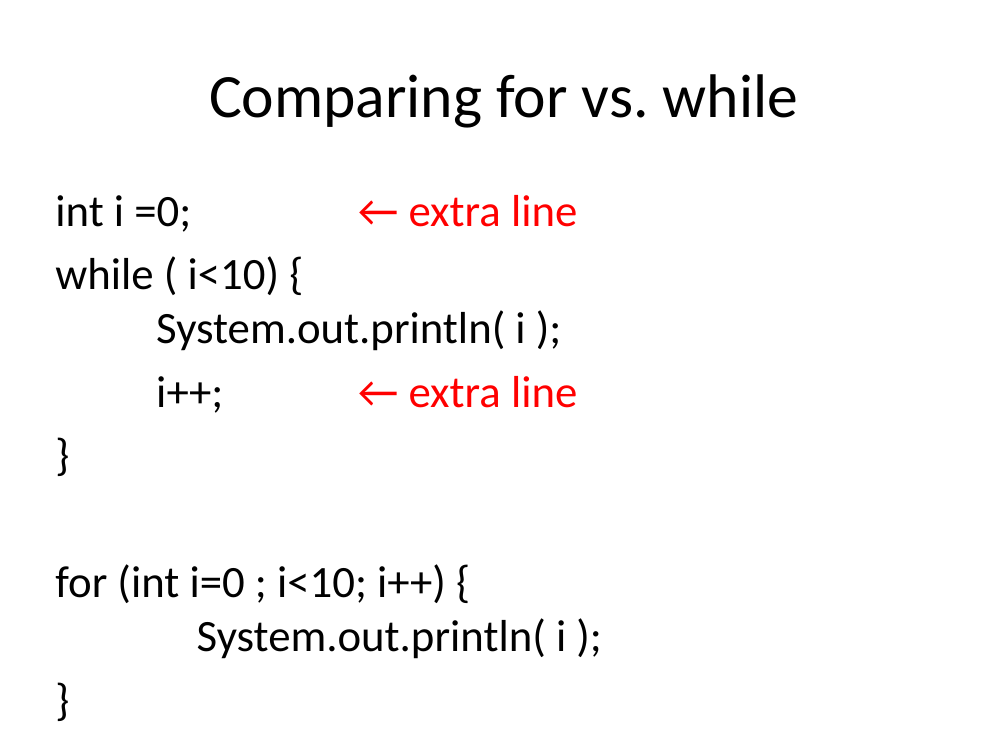
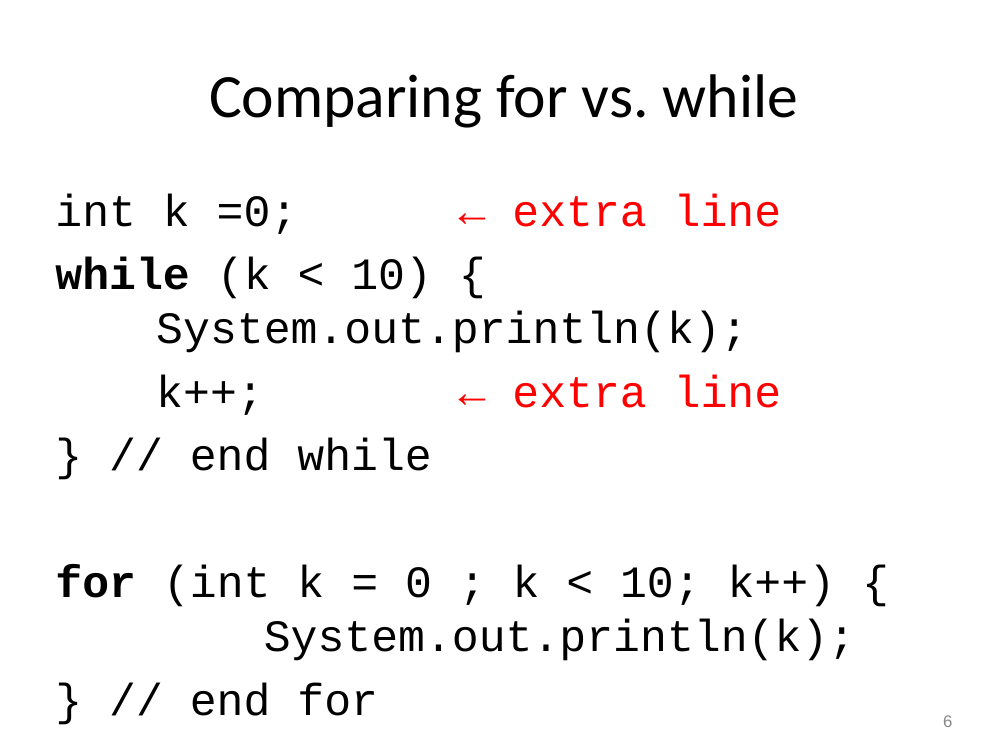
Before and after one commit to RHIT-CSSE/csse220, a slide deck: slide 6 of ClassMaterials/ArraysAndLists/Slides/Arrays and Lists.pptx (slide 4 before the commit). Drawn at 1008x756 pixels with LibreOffice and Linux fonts; fonts in the diff are those of the drawing. Boxes give left, top, right and bottom in pixels: in the first picture for what was removed or moved away, otherwise in the second. Text is boxed around its words. In the diff, an @@ line names an element or a change of style, - is before the commit and + after.

```diff
--- a/ClassMaterials/ArraysAndLists/Slides/Arrays and Lists.pptx
+++ b/ClassMaterials/ArraysAndLists/Slides/Arrays and Lists.pptx
@@ text at (55,194,855,716): text changed; font Calibri to Courier New @@
-int i =0; ← extra line
-while ( i<10) {
-System.out.println( i );
-i++; ← extra line
-}
-for (int i=0 ; i<10; i++) {
-System.out.println( i );
-}
+int k =0; ← extra line
+while (k < 10) {
+System.out.println(k);
+k++; ← extra line
+} // end while
+for (int k = 0 ; k < 10; k++) {
+System.out.println(k);
+} // end for
@@ page number added at (943,715,952,727), 12 pt, text #888888 @@
+6
```
Also in this commit, not shown: 25 other slides changed, 4 slides added, 2 slides removed.
